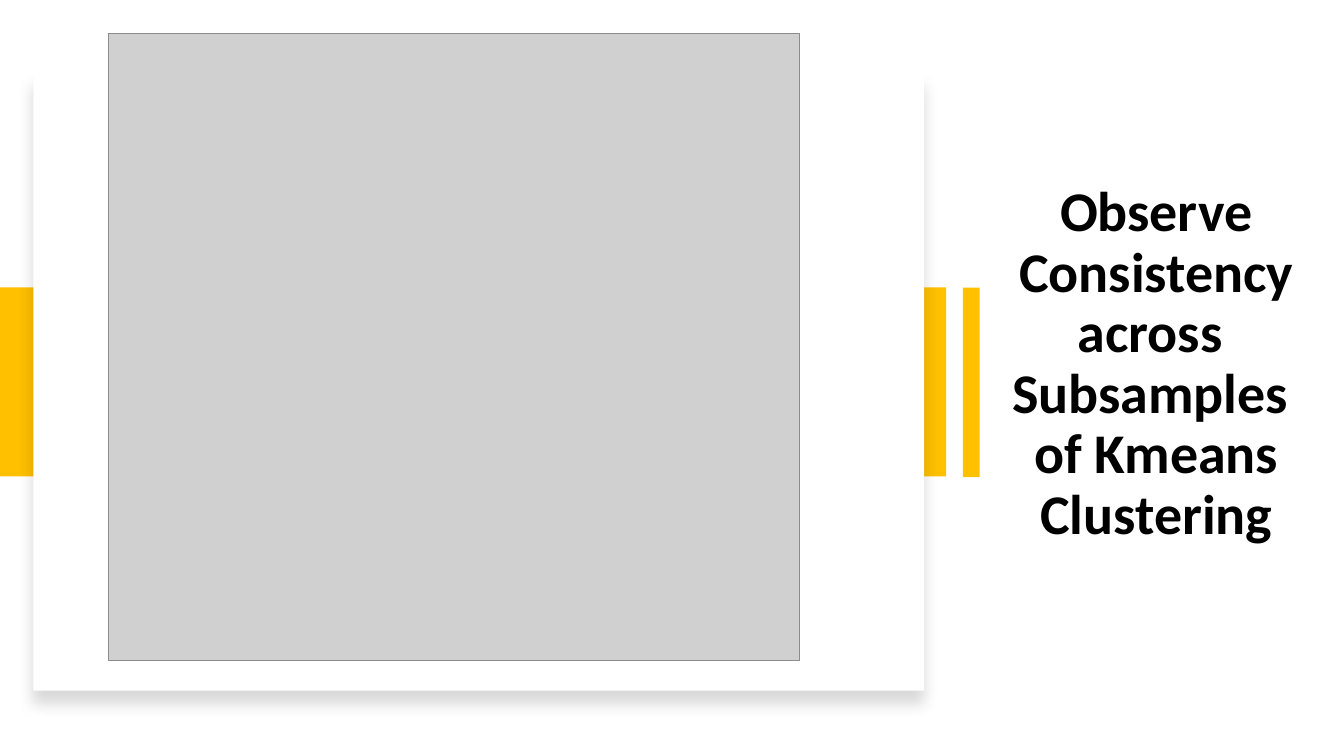
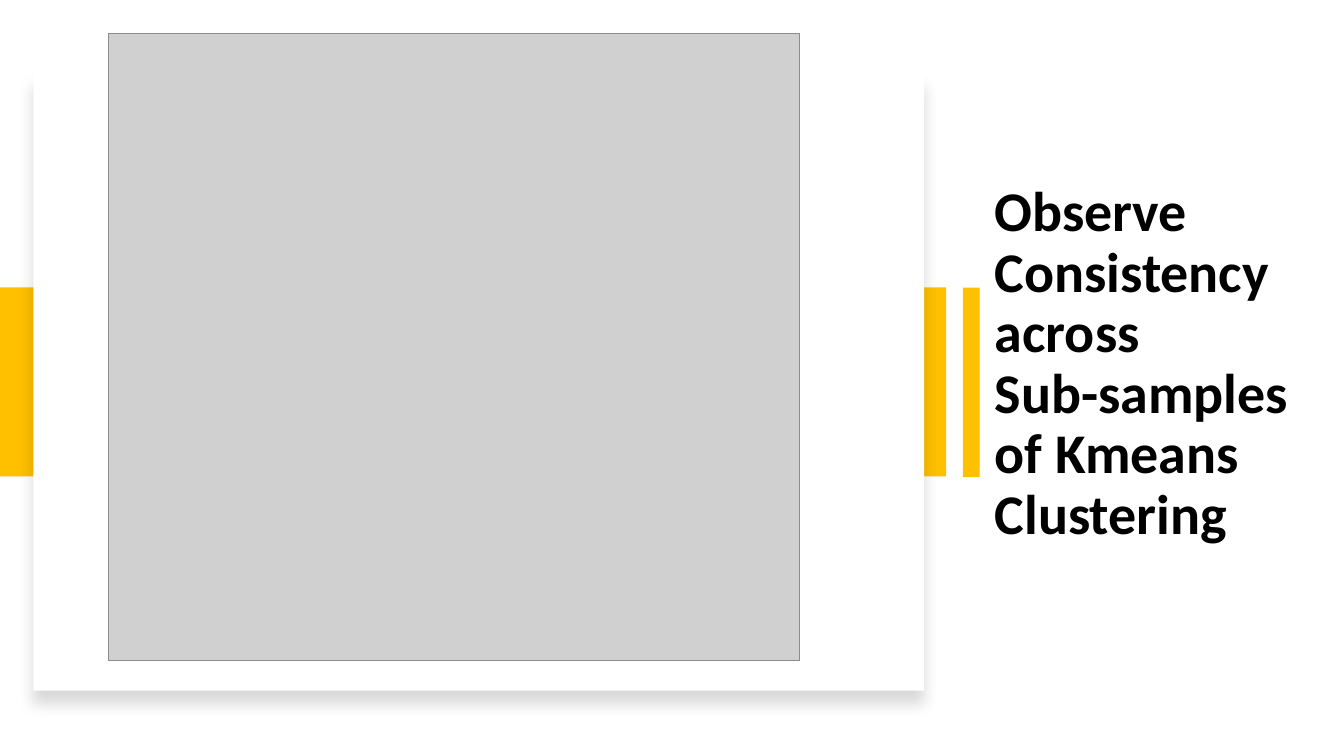
Before and after one commit to parichehrma/PariMa1, a slide deck: slide 16 of Customers Segmentation based on their Credit Card usage.pptx. Drawn at 1344x756 pixels with LibreOffice and Linux fonts; fonts in the diff are those of the drawing; grey boxes stand for pictures. Boxes give left, top, right and bottom in pixels: in the first picture for what was removed or moved away, otherwise in the second. Text is boxed around its words. In the diff, an @@ line names an element or a change of style, - is before the commit and + after.

```diff
--- a/Customers Segmentation based on their Credit Card usage.pptx
+++ b/Customers Segmentation based on their Credit Card usage.pptx
@@ title at [995,191,1288,544]: text changed @@
-Observe Consistency across
-Subsamples
-of Kmeans Clustering
+Observe Consistency across
+Sub-samples
+of Kmeans Clustering
```
Also in this commit, not shown: 28 other slides changed, 1 other file.
